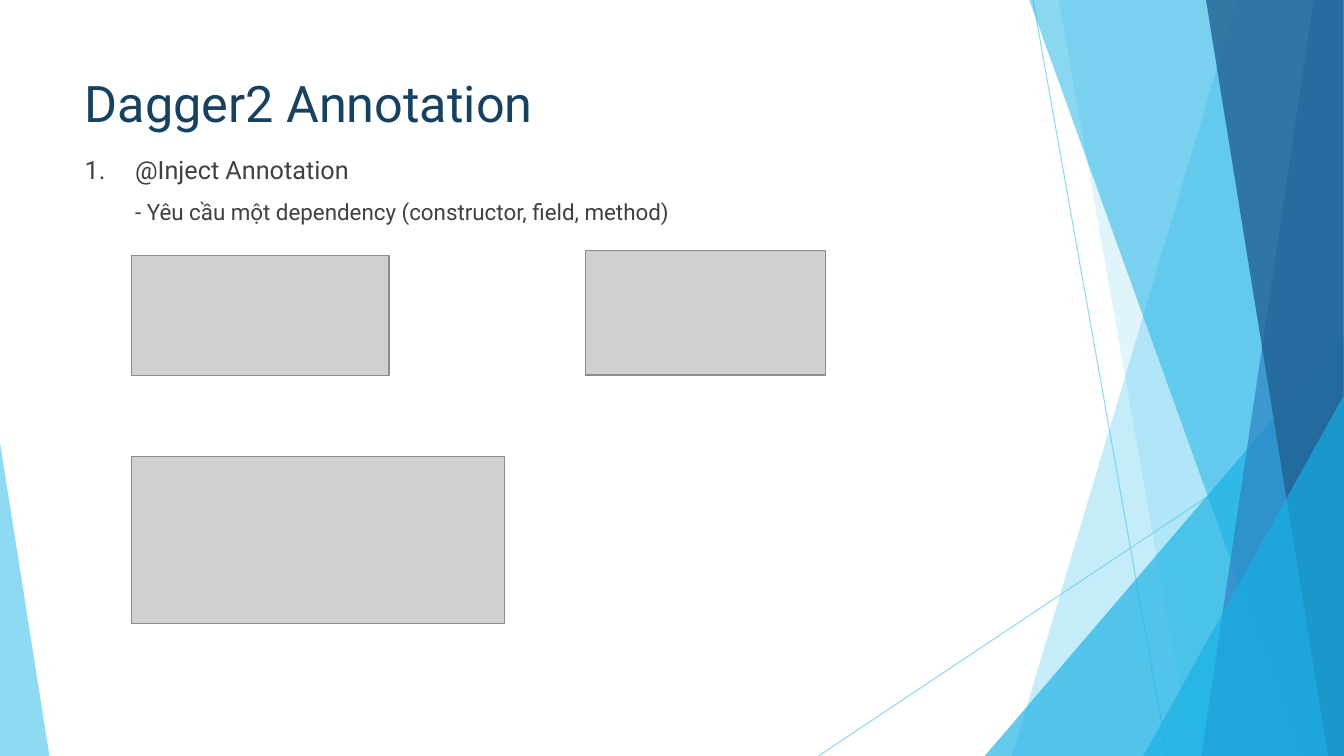
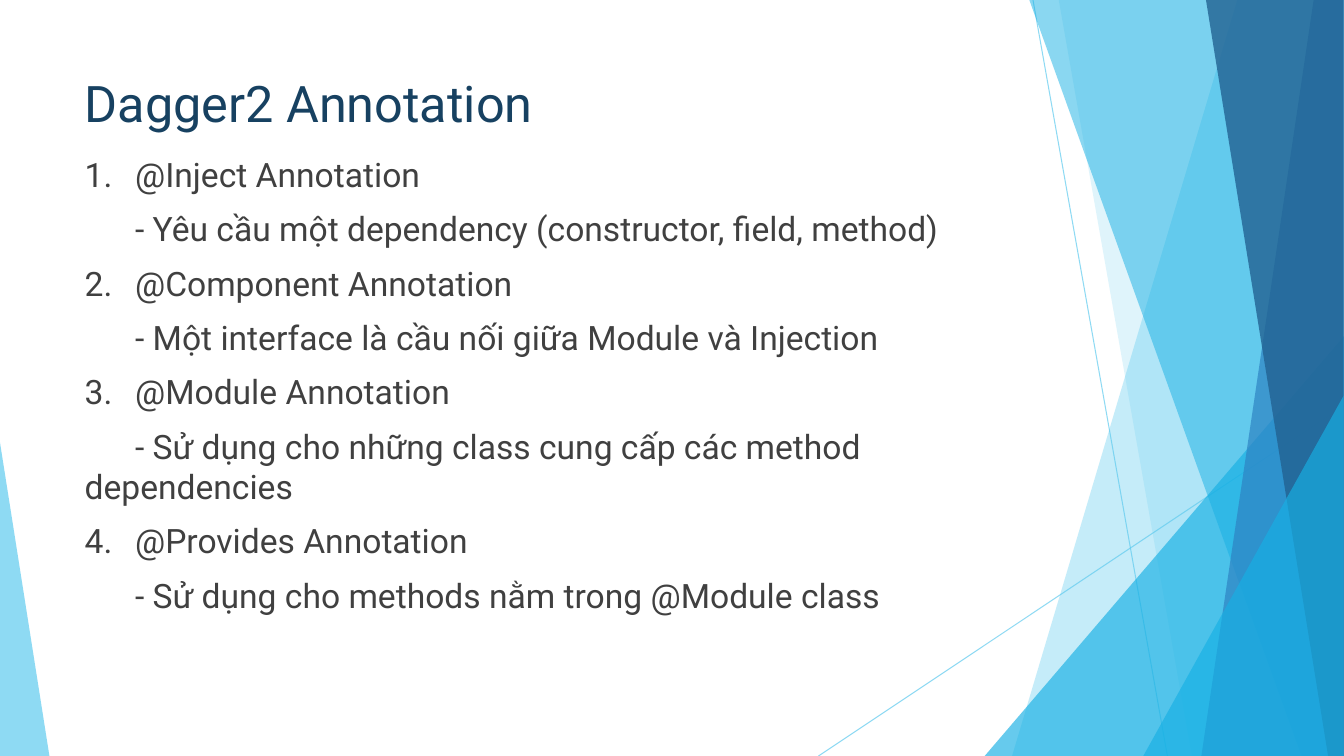
Before and after one commit to NguyenThanhCong1510331/Dagger2, a slide deck: slide 12 of Dagger2-Report.pptx. Drawn at 1344x756 pixels with LibreOffice and Linux fonts; fonts in the diff are those of the drawing; grey boxes stand for pictures. Boxes give left, top, right and bottom in pixels: in the first picture for what was removed or moved away, otherwise in the second. Text is boxed around its words. In the diff, an @@ line names an element or a change of style, - is before the commit and + after.

Commit message:
Change pptx

```diff
--- a/Dagger2-Report.pptx
+++ b/Dagger2-Report.pptx
@@ text at (85, 163, 938, 249): size 18 to 24 pt in "1. @Inject Annotation"; size 16 to 24 pt in "- Yêu cầu một dependency (constructor, field, ..." @@
@@ picture removed at (132, 256, 389, 375) @@
@@ picture removed at (586, 250, 826, 375) @@
@@ text at (85, 272, 880, 616): paragraphs added @@
+2. @Component Annotation
+- Một interface là cầu nối giữa Module và Injection
+3. @Module Annotation
+- Sử dụng cho những class cung cấp các method dependencies
+4. @Provides Annotation
+- Sử dụng cho methods nằm trong @Module class
@@ picture removed at (132, 457, 505, 624) @@
```
Also in this commit, not shown: 3 other slides changed, 6 slides added, 5 slides removed.
